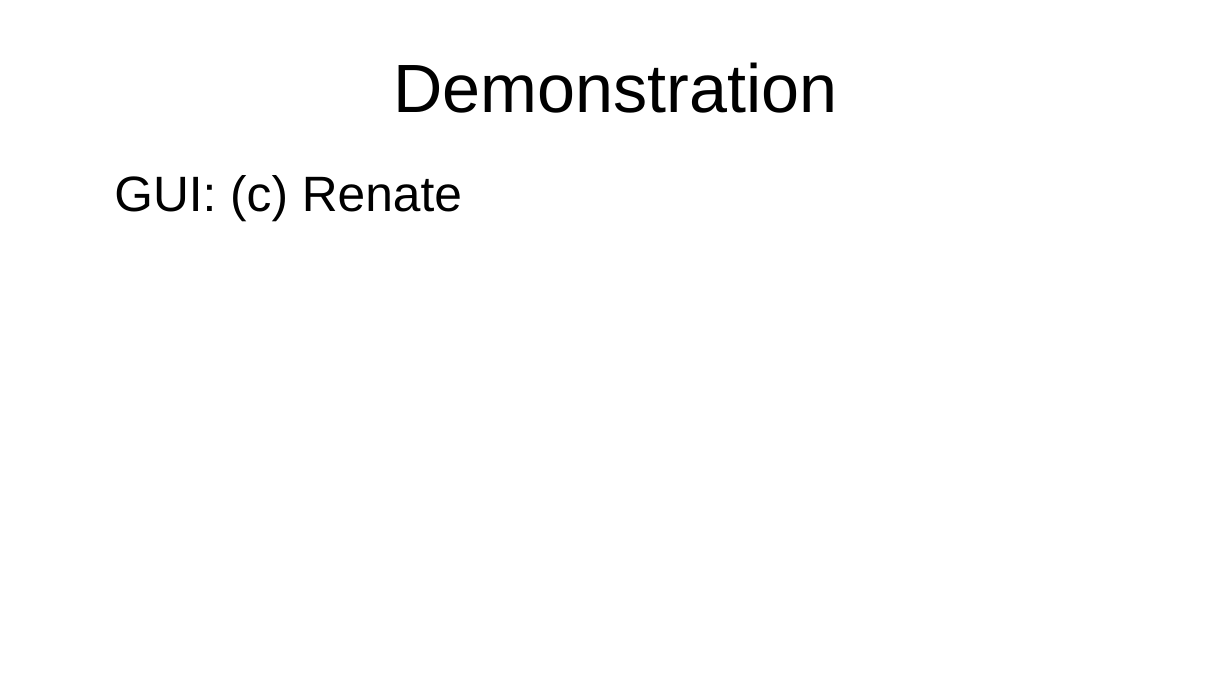
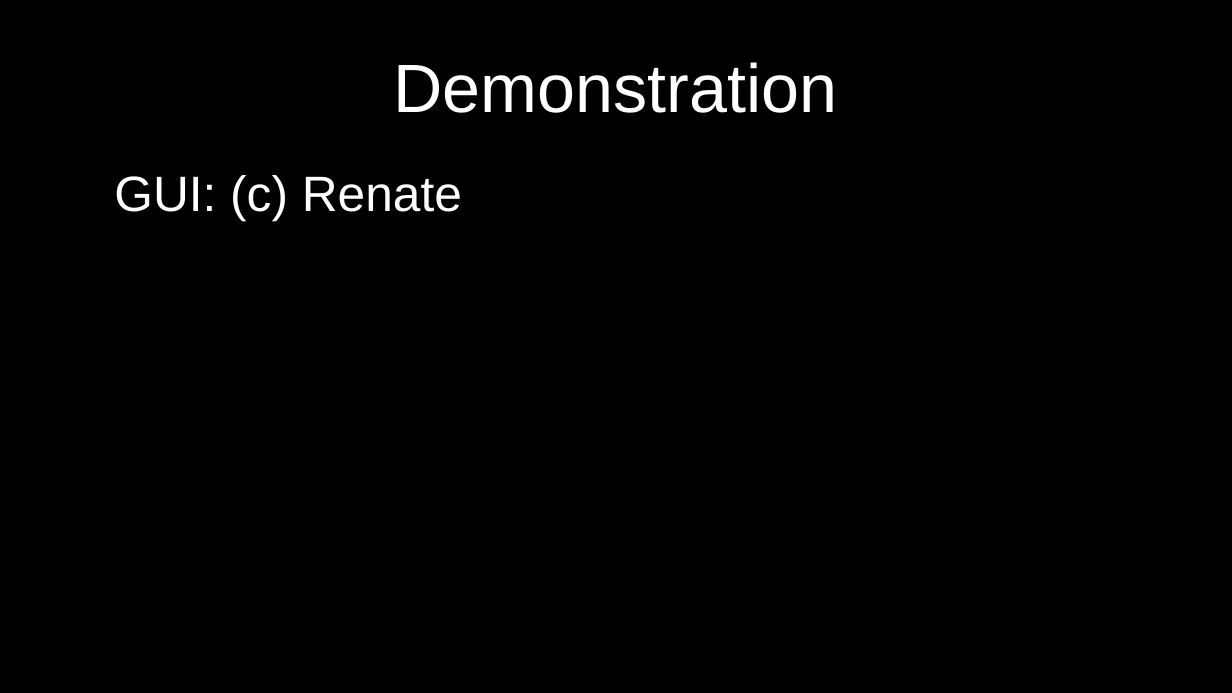
Before and after one commit to pcvanholland/Sogyo-Opdrachten, a slide deck: slide 4 of Presentatie.odp. Drawn at 1232x693 pixels with LibreOffice and Linux fonts; fonts in the diff are those of the drawing. Boxes give left, top, right and bottom in pixels: in the first picture for what was removed or moved away, otherwise in the second. Text is boxed around its words. In the diff, an @@ line names an element or a change of style, - is before the commit and + after.

```diff
--- a/Presentatie.odp
+++ b/Presentatie.odp
@@ background #FFFFFF to #000000 @@
@@ title "Demonstration" at <box>394,62,838,113</box>: text colour #000000 to #FFFFFF @@
@@ text "GUI: (c) Renate" at <box>114,175,462,221</box>: text colour #000000 to #FFFFFF @@
```
Also in this commit, not shown: 5 other slides changed, 1 slide added, 1 other file.
